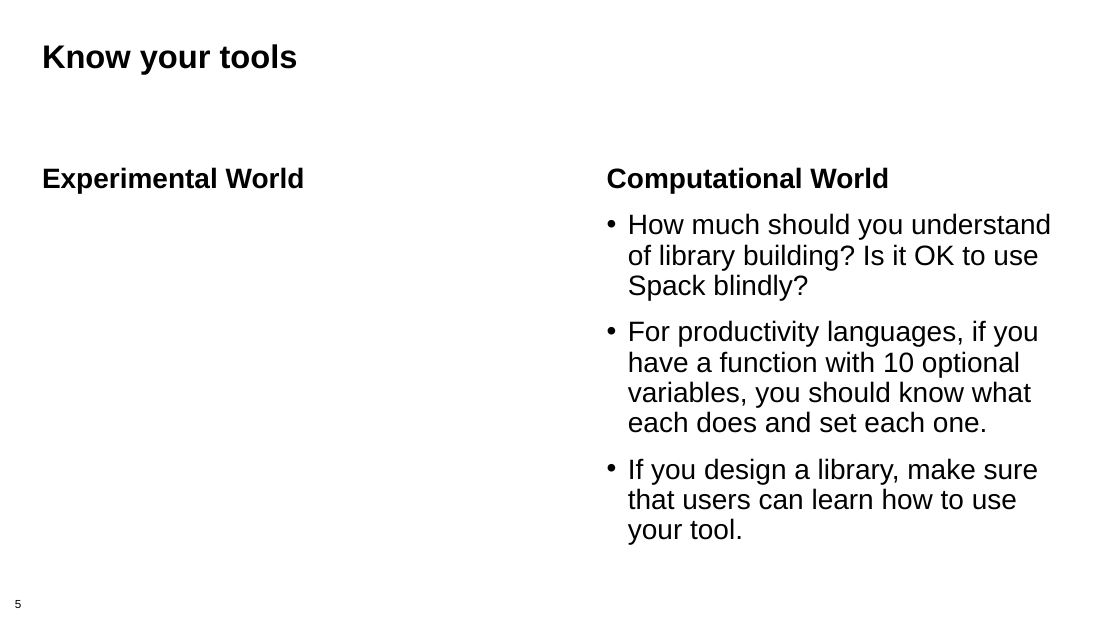
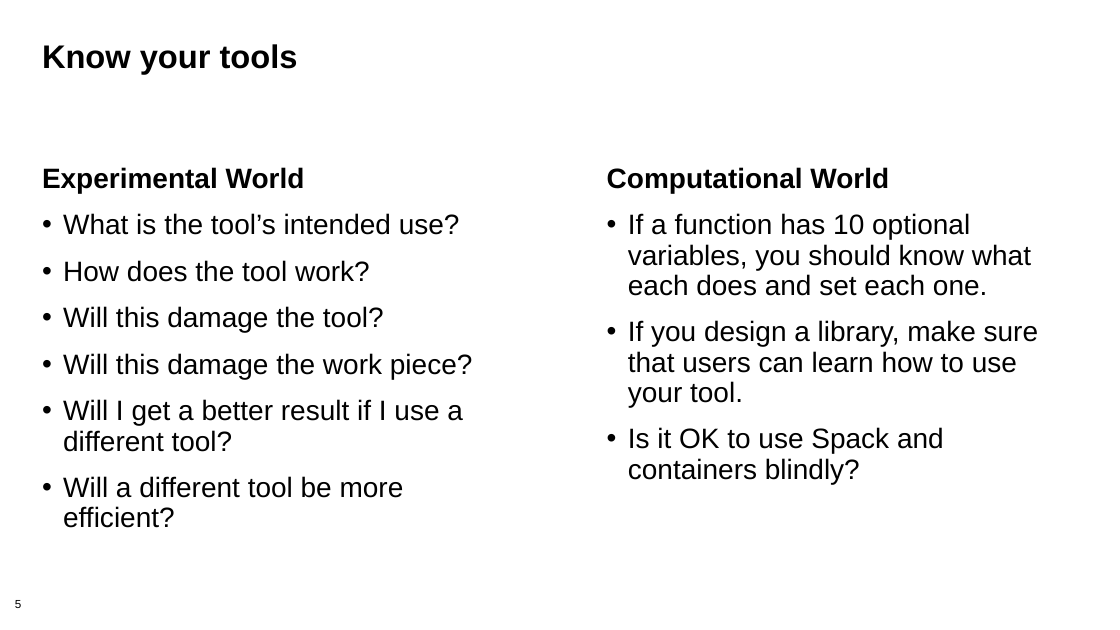
Before and after one commit to bssw-tutorial/presentations, a slide deck: slide 5 of computational-expts.pptx. Drawn at 1120x630 pixels with LibreOffice and Linux fonts; fonts in the diff are those of the drawing; background and template pictures are left out. Boxes give left, top, right and bottom in pixels: in the first picture for what was removed or moved away, otherwise in the second. Text is boxed around its words. In the diff, an @@ line names an element or a change of style, - is before the commit and + after.

Commit message:
(Issue #132) Filled out most of my slides.
Not clear yet if this is too much for 30 minutes.  TBC.

```diff
--- a/computational-expts.pptx
+++ b/computational-expts.pptx
@@ text at <box>63,213,473,528</box>: paragraphs added @@
+• What is the tool’s intended use?
+• How does the tool work?
+• Will this damage the tool?
+• Will this damage the work piece?
+• Will I get a better result if I use a different tool?
+• Will a different tool be more efficient?
@@ text at <box>628,213,1031,296</box>: text changed @@
-• How much should you understand of library building? Is it OK to use Spack blindly?
-• For productivity languages, if you have a function with 10 optional variables, you should know what each does and set each one.
+• If a function has 10 optional variables, you should know what each does and set each one.
@@ text at <box>628,427,944,484</box>: paragraph added @@
+• Is it OK to use Spack and containers blindly?
```
Also in this commit, not shown: 12 other slides changed, 3 slides added, 2 slides removed.
